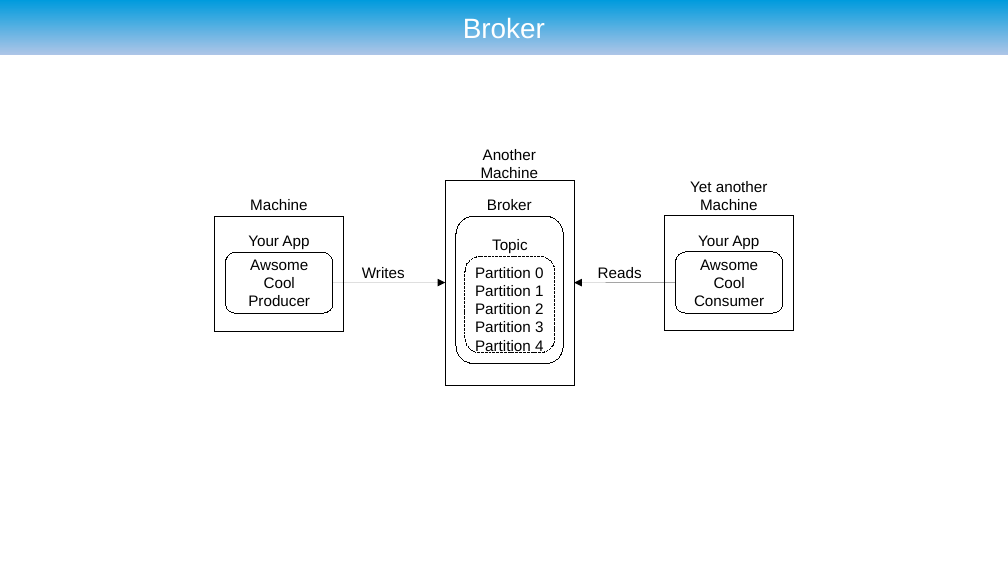
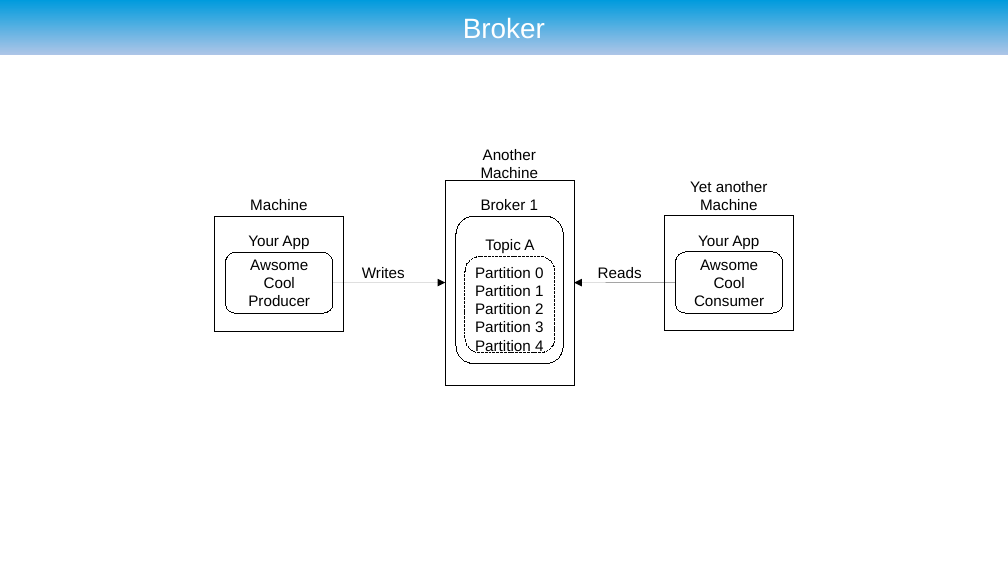
Before and after one commit to ryzlab/kafka-kompetensdag, a slide deck: slide 27 of doc/presentation-umejug.odp. Drawn at 1008x567 pixels with LibreOffice and Linux fonts; fonts in the diff are those of the drawing; background and template pictures are left out. Boxes give left, top, right and bottom in pixels: in the first picture for what was removed or moved away, otherwise in the second. Text is boxed around its words. In the diff, an @@ line names an element or a change of style, - is before the commit and + after.

```diff
--- a/doc/presentation-umejug.odp
+++ b/doc/presentation-umejug.odp
@@ text at (x1=481, y1=199, x2=538, y2=210): text changed @@
-Broker
+Broker 1
@@ text at (x1=485, y1=239, x2=534, y2=253): text changed @@
-Topic
+Topic A
```
Also in this commit, not shown: 11 other slides changed, 1 slide added, 1 slide removed, 1 other file.
